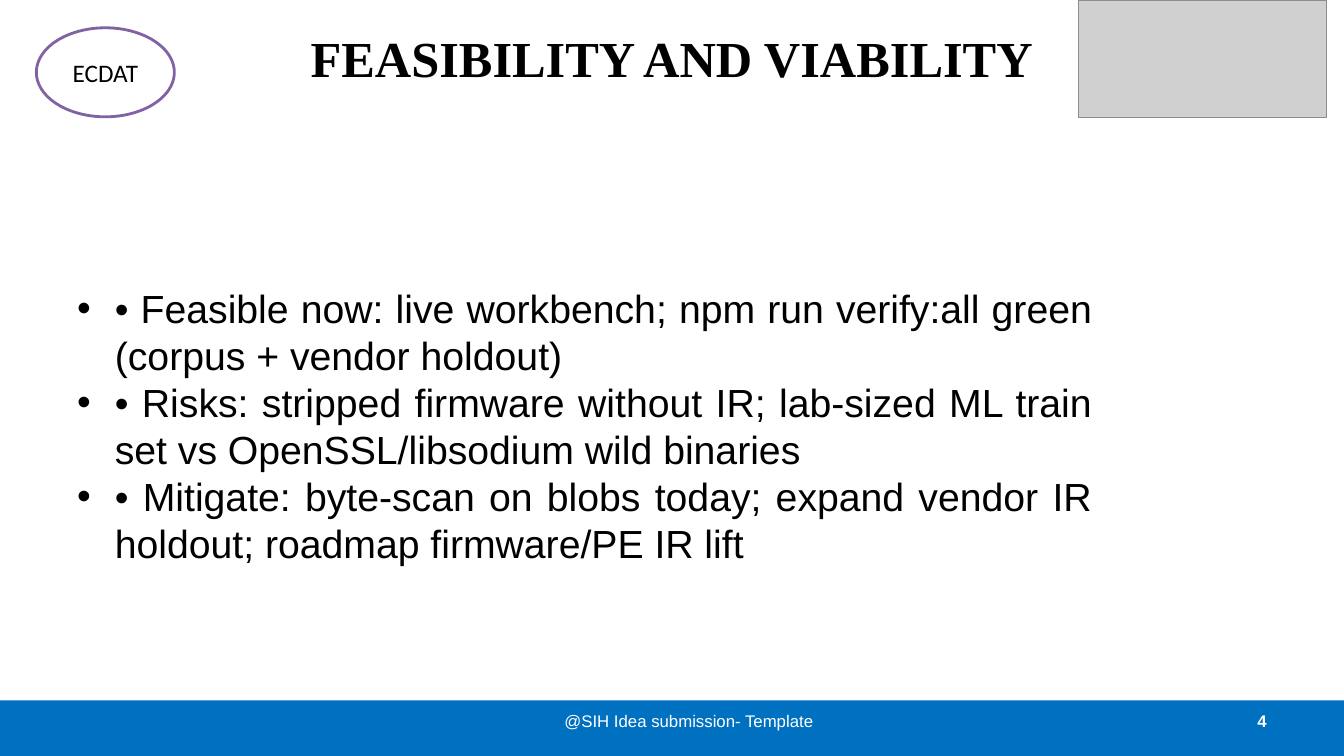
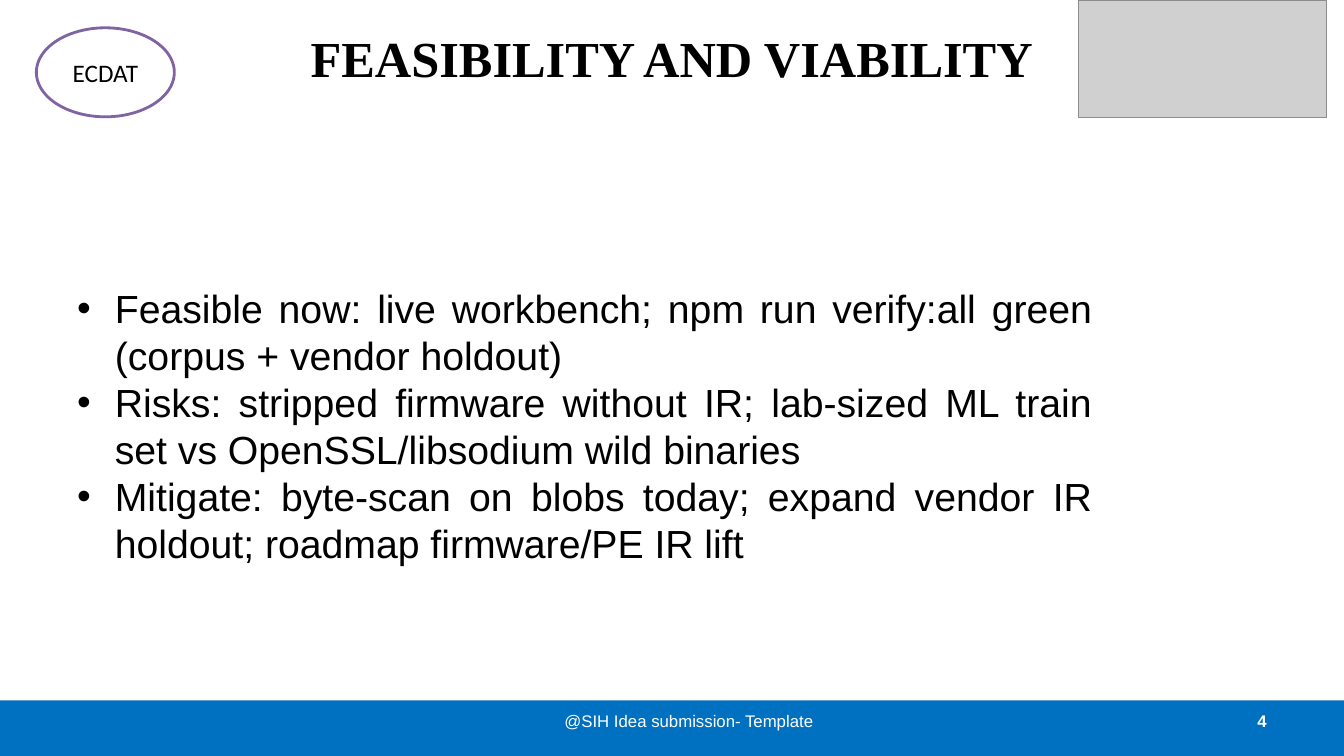
Before and after one commit to tomlin7/ECDAT, a slide deck: slide 4 of public/pitch/SIH26164-ECDAT-Idea-Presentation.pptx. Drawn at 1344x756 pixels with LibreOffice and Linux fonts; fonts in the diff are those of the drawing; grey boxes stand for pictures. Boxes give left, top, right and bottom in pixels: in the first picture for what was removed or moved away, otherwise in the second. Text is boxed around its words. In the diff, an @@ line names an element or a change of style, - is before the commit and + after.

```diff
--- a/public/pitch/SIH26164-ECDAT-Idea-Presentation.pptx
+++ b/public/pitch/SIH26164-ECDAT-Idea-Presentation.pptx
@@ text at [115, 294, 1092, 566]: text changed @@
-• • Feasible now: live workbench; npm run verify:all green (corpus + vendor holdout)
-• • Risks: stripped firmware without IR; lab-sized ML train set vs OpenSSL/libsodium wild binaries
-• • Mitigate: byte-scan on blobs today; expand vendor IR holdout; roadmap firmware/PE IR lift
+• Feasible now: live workbench; npm run verify:all green (corpus + vendor holdout)
+• Risks: stripped firmware without IR; lab-sized ML train set vs OpenSSL/libsodium wild binaries
+• Mitigate: byte-scan on blobs today; expand vendor IR holdout; roadmap firmware/PE IR lift
```
Also in this commit, not shown: 4 other slides changed.
